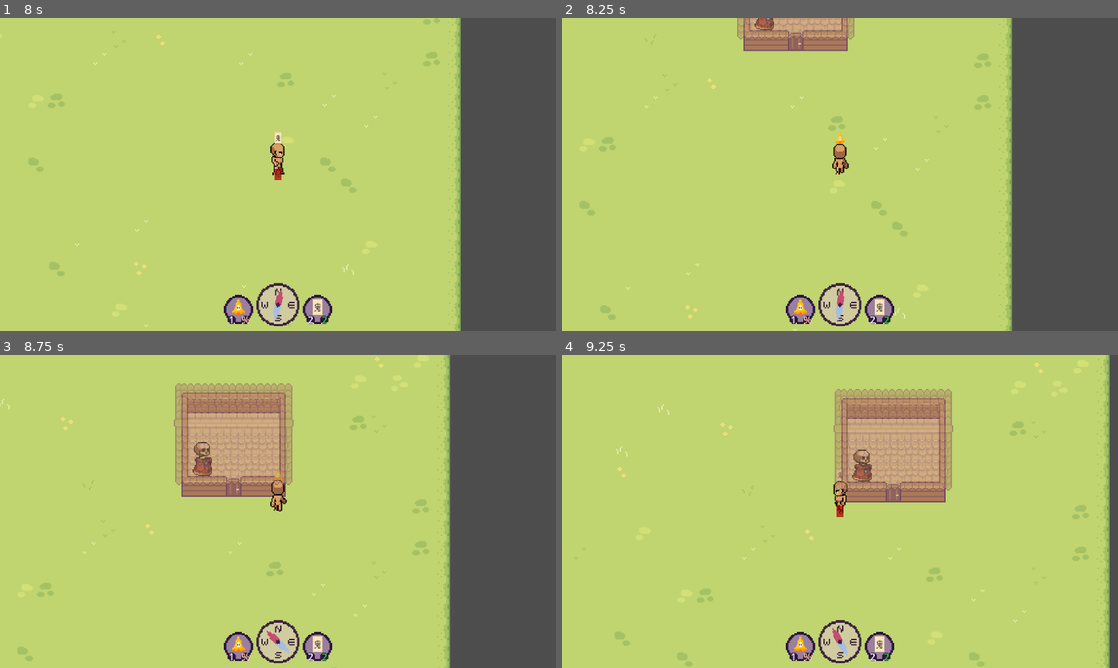
Above: before the commit, frames 1-4 (two rows, left to right).
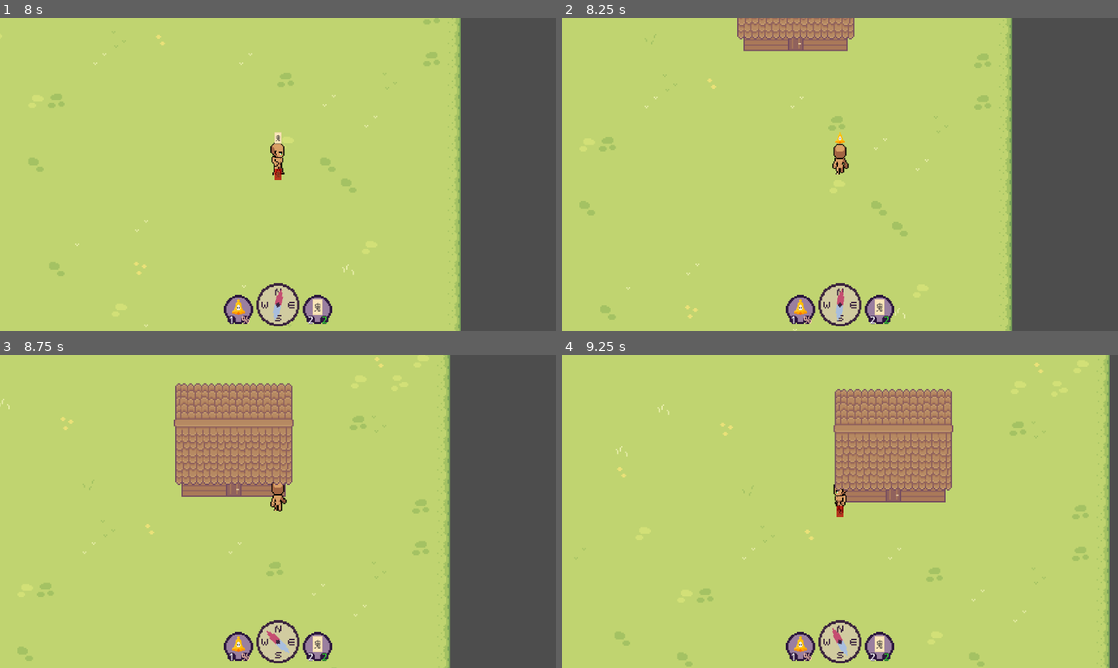
Above: after the commit, the same moments.

Repository: FennecKii/Pixel-Game-Jam-2025
Game: Godot game, scene res://Maps/Map 1/map_1.tscn
Same seed, same stepped clock (60 frames per second), same inputs: the game is played once before the commit and once after it.
Inputs (mouse positions are in pixels of both pictures, inside the frame that each line leads up to):
- Up to frame 1 (8 s): hold D (Right) 0.53-1.28 s; tap 1 (Equip Bell) at 0.6, 4.35 s; move the mouse to (166, 190) at 1.27 s; hold S (Down) 1.28-2.03 s; tap 2 (Equip Ofuda) at 1.35, 5.1 s; move the mouse to (333, 105) at 2.02 s; hold D (Right) 2.03-2.78 s; tap E (Interact) at 2.1, 5.85 s; move the mouse to (250, 237) at 2.77 s; hold W (Up) 2.78-3.53 s; click (250, 237) at 2.85 s; move the mouse to (444, 221) at 3.52 s; hold A (Left) 3.53-5.03 s; tap J (toggle_journal) at 3.6, 7.35 s; move the mouse to (111, 127) at 4.27 s; move the mouse to (305, 174) at 5.02 s; hold S (Down) 5.03-5.78 s; move the mouse to (194, 96) at 5.77 s; hold D (Right) 5.78-6.53 s; move the mouse to (400, 158) at 6.52 s; hold W (Up) 6.53-7.28 s; click (400, 158) at 6.6 s; move the mouse to (166, 190) at 7.27 s; hold D (Right) from 7.28 s (still down)
- Up to frame 2 (8.25 s): move the mouse to (851, 168) at 8.02 s; release D (Right) at 8.03 s; hold W (Up) from 8.03 s (still down); tap 1 (Equip Bell) at 8.1 s
- Up to frame 3 (8.75 s): keep holding W (Up)
- Up to frame 4 (9.25 s): move the mouse to (834, 517) at 8.77 s; release W (Up) at 8.78 s; hold A (Left) from 8.78 s (still down); tap 2 (Equip Ofuda) at 8.85 s

Frame 1 is identical in both runs. In frame 2, 0.9% of the frame differs, in the area x 31-53%, y 0-7%; in frame 3, 4.5%, in the area x 31-53%, y 9-42%; in frame 4, 4.5%.

Commit message:
roof modulation intial implementation

Diff:
--- /dev/null
+++ b/Globals/Components/tilemap_layer.gd
@@ -0,0 +1,13 @@
+extends TileMapLayer
+
+func _ready() -> void:
+	SignalBus.tile_occulsion.emit(_on_tile_occulsion)
+
+func _tile_data_runtime_update(coords: Vector2i, tile_data: TileData) -> void:
+	pass
+
+func _use_tile_data_runtime_update(coords: Vector2i) -> bool:
+	return true
+
+func _on_tile_occulsion(cell: Vector2i, celldata: TileData) -> void:
+	_tile_data_runtime_update(cell, celldata)
--- a/Globals/Components/tilemap_layer.tscn
+++ b/Globals/Components/tilemap_layer.tscn
@@ -1,6 +1,8 @@
-[gd_scene load_steps=2 format=3 uid="uid://4j0bawmrtfit"]
+[gd_scene load_steps=3 format=3 uid="uid://4j0bawmrtfit"]
 
 [ext_resource type="TileSet" uid="uid://dtinrr8hokyl6" path="res://Resources/tile_set.tres" id="1_xc756"]
+[ext_resource type="Script" uid="uid://6qta1wp5hscl" path="res://Globals/Components/tilemap_layer.gd" id="2_7vo48"]
 
 [node name="TileMapLayer" type="TileMapLayer"]
 tile_set = ExtResource("1_xc756")
+script = ExtResource("2_7vo48")
--- a/Globals/SignalBus.gd
+++ b/Globals/SignalBus.gd
@@ -4,3 +4,4 @@
 signal ofuda_placed()
 signal ofuda_pickedup()
 signal ofuda_count_changed(count: int)
+signal tile_occulsion(cell: Vector2i, celldata: TileData)
--- a/Maps/Map 1/map_1.gd
+++ b/Maps/Map 1/map_1.gd
@@ -2,8 +2,11 @@
 extends Node2D
 
 @export var spawner_component: SpawnerComponent
+@export var roof_tilemap: TileMapLayer
 
 @onready var book_ui = $CanvasLayer
+
+var occlude_tiles: bool = false
 
 func _ready() -> void:
 	spawner_component.point_spawn()
@@ -12,3 +15,26 @@
 	if Input.is_action_just_pressed("toggle_journal"):
 		book_ui.visible = !book_ui.visible
 		Input.set_mouse_mode(Input.MOUSE_MODE_VISIBLE if book_ui.visible else Input.MOUSE_MODE_CAPTURED)
+
+	#if occlude_tiles:
+	#	_modulate_tiles(0.5)
+	#elif not occlude_tiles:
+	#	_modulate_tiles(1)
+
+func _modulate_tiles(alpha: float) -> void:
+	var roof_position: Vector2 = roof_tilemap.to_local(Global.player_position)
+	var roof_cell: Vector2i = roof_tilemap.local_to_map(roof_position)
+	var celldata: TileData = roof_tilemap.get_cell_tile_data(roof_cell)
+
+	if celldata:
+		celldata.modulate.a = alpha
+		SignalBus.tile_occulsion.emit(roof_cell, celldata)
+
+func _on_area_2d_body_entered(body: Node2D) -> void:
+	if body == Global.player_node:
+		_modulate_tiles(0.5)
+		occlude_tiles = true
+
+func _on_area_2d_body_exited(body: Node2D) -> void:
+	if body == Global.player_node:
+		occlude_tiles = false
--- a/Maps/Map 1/map_1.tscn
+++ b/Maps/Map 1/map_1.tscn
@@ -7,9 +7,13 @@
 [ext_resource type="Script" uid="uid://ci7fdnhdbxkw1" path="res://spawn_region.gd" id="5_yi8h1"]
 [ext_resource type="PackedScene" uid="uid://cl060iceibg6o" path="res://UI/book_ui.tscn" id="6_uihyl"]
 
-[node name="Map" type="Node2D" node_paths=PackedStringArray("spawner_component")]
+[sub_resource type="RectangleShape2D" id="RectangleShape2D_uihyl"]
+size = Vector2(243.5, 219)
+
+[node name="Map" type="Node2D" node_paths=PackedStringArray("spawner_component", "roof_tilemap")]
 script = ExtResource("1_082kc")
 spawner_component = NodePath("SpawnerComponent")
+roof_tilemap = NodePath("Roof")
 
 [node name="SpawnerComponent" parent="." node_paths=PackedStringArray("world_objects") instance=ExtResource("2_yi8h1")]
 world_objects = NodePath("../World Objects")
@@ -64,3 +68,12 @@
 
 [node name="CanvasLayer" parent="." instance=ExtResource("6_uihyl")]
 visible = false
+
+[node name="Area2D" type="Area2D" parent="."]
+
+[node name="CollisionShape2D" type="CollisionShape2D" parent="Area2D"]
+position = Vector2(650, -526.5)
+shape = SubResource("RectangleShape2D_uihyl")
+
+[connection signal="body_entered" from="Area2D" to="." method="_on_area_2d_body_entered"]
+[connection signal="body_exited" from="Area2D" to="." method="_on_area_2d_body_exited"]
--- a/Resources/tile_set.tres
+++ b/Resources/tile_set.tres
@@ -428,103 +428,70 @@
 [sub_resource type="TileSetAtlasSource" id="TileSetAtlasSource_oyga5"]
 texture = ExtResource("4_bl6cp")
 0:0/0 = 0
-0:0/0/modulate = Color(1, 1, 1, 0.509804)
 0:0/0/z_index = 1
 1:0/0 = 0
-1:0/0/modulate = Color(1, 1, 1, 0.509804)
 1:0/0/z_index = 1
 2:0/0 = 0
-2:0/0/modulate = Color(1, 1, 1, 0.509804)
 2:0/0/z_index = 1
 3:0/0 = 0
-3:0/0/modulate = Color(1, 1, 1, 0.509804)
 3:0/0/z_index = 1
 4:0/0 = 0
-4:0/0/modulate = Color(1, 1, 1, 0.509804)
 4:0/0/z_index = 1
 5:0/0 = 0
-5:0/0/modulate = Color(1, 1, 1, 0.509804)
 5:0/0/z_index = 1
 6:0/0 = 0
-6:0/0/modulate = Color(1, 1, 1, 0.509804)
 6:0/0/z_index = 1
 0:1/0 = 0
-0:1/0/modulate = Color(1, 1, 1, 0.509804)
 0:1/0/z_index = 1
 1:1/0 = 0
-1:1/0/modulate = Color(1, 1, 1, 0.509804)
 1:1/0/z_index = 1
 2:1/0 = 0
-2:1/0/modulate = Color(1, 1, 1, 0.509804)
 2:1/0/z_index = 1
 3:1/0 = 0
-3:1/0/modulate = Color(1, 1, 1, 0.509804)
 3:1/0/z_index = 1
 4:1/0 = 0
-4:1/0/modulate = Color(1, 1, 1, 0.509804)
 4:1/0/z_index = 1
 0:2/0 = 0
-0:2/0/modulate = Color(1, 1, 1, 0.509804)
 0:2/0/z_index = 1
 1:2/0 = 0
-1:2/0/modulate = Color(1, 1, 1, 0.509804)
 1:2/0/z_index = 1
 2:2/0 = 0
-2:2/0/modulate = Color(1, 1, 1, 0.509804)
 2:2/0/z_index = 1
 3:2/0 = 0
-3:2/0/modulate = Color(1, 1, 1, 0.509804)
 3:2/0/z_index = 1
 4:2/0 = 0
-4:2/0/modulate = Color(1, 1, 1, 0.509804)
 4:2/0/z_index = 1
 5:2/0 = 0
-5:2/0/modulate = Color(1, 1, 1, 0.509804)
 5:2/0/z_index = 1
 6:2/0 = 0
-6:2/0/modulate = Color(1, 1, 1, 0.509804)
 6:2/0/z_index = 1
 0:3/0 = 0
-0:3/0/modulate = Color(1, 1, 1, 0.509804)
 0:3/0/z_index = 1
 1:3/0 = 0
-1:3/0/modulate = Color(1, 1, 1, 0.509804)
 1:3/0/z_index = 1
 2:3/0 = 0
-2:3/0/modulate = Color(1, 1, 1, 0.509804)
 2:3/0/z_index = 1
 3:3/0 = 0
-3:3/0/modulate = Color(1, 1, 1, 0.509804)
 3:3/0/z_index = 1
 4:3/0 = 0
-4:3/0/modulate = Color(1, 1, 1, 0.509804)
 4:3/0/z_index = 1
 5:3/0 = 0
-5:3/0/modulate = Color(1, 1, 1, 0.509804)
 5:3/0/z_index = 1
 6:3/0 = 0
-6:3/0/modulate = Color(1, 1, 1, 0.509804)
 6:3/0/z_index = 1
 0:4/0 = 0
-0:4/0/modulate = Color(1, 1, 1, 0.509804)
 0:4/0/z_index = 1
 1:4/0 = 0
-1:4/0/modulate = Color(1, 1, 1, 0.509804)
 1:4/0/z_index = 1
 2:4/0 = 0
-2:4/0/modulate = Color(1, 1, 1, 0.509804)
 2:4/0/z_index = 1
 3:4/0 = 0
-3:4/0/modulate = Color(1, 1, 1, 0.509804)
 3:4/0/z_index = 1
 4:4/0 = 0
-4:4/0/modulate = Color(1, 1, 1, 0.509804)
 4:4/0/z_index = 1
 5:4/0 = 0
-5:4/0/modulate = Color(1, 1, 1, 0.509804)
 5:4/0/z_index = 1
 6:4/0 = 0
-6:4/0/modulate = Color(1, 1, 1, 0.509804)
 6:4/0/z_index = 1
 
 [resource]
Not shown, added: Globals/Components/tilemap_layer.gd.uid
Not shown: 1 places in Maps/Map 1/map_1.tscn that only renumber resources
